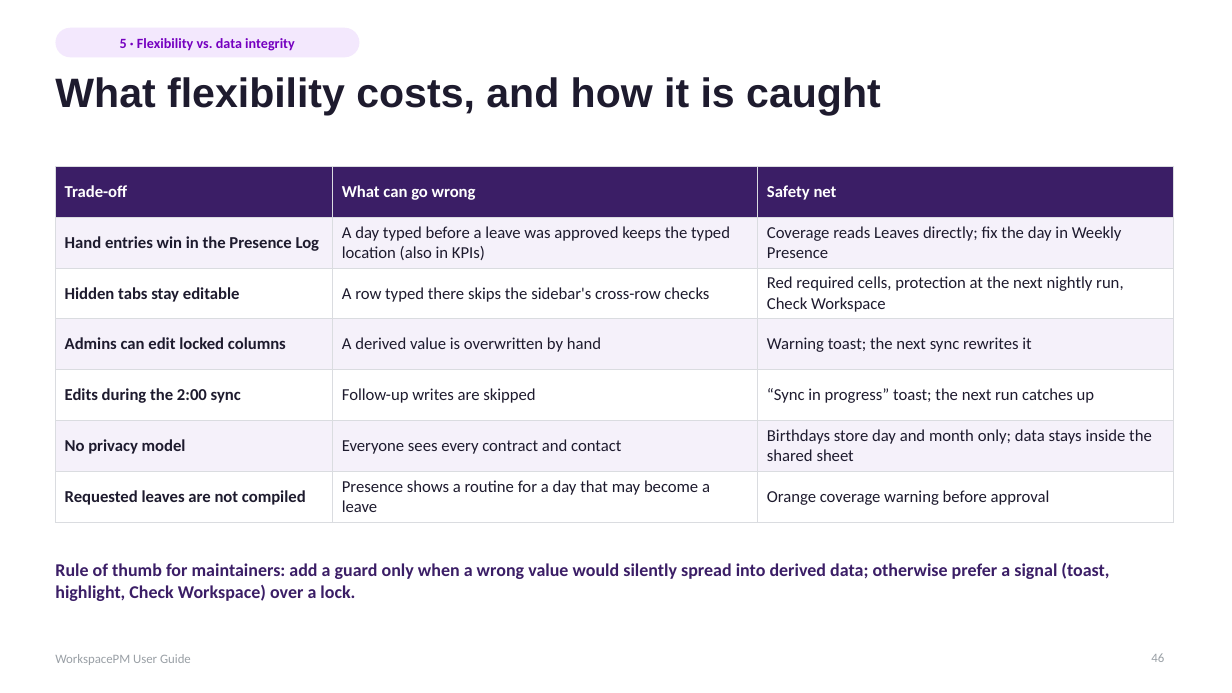
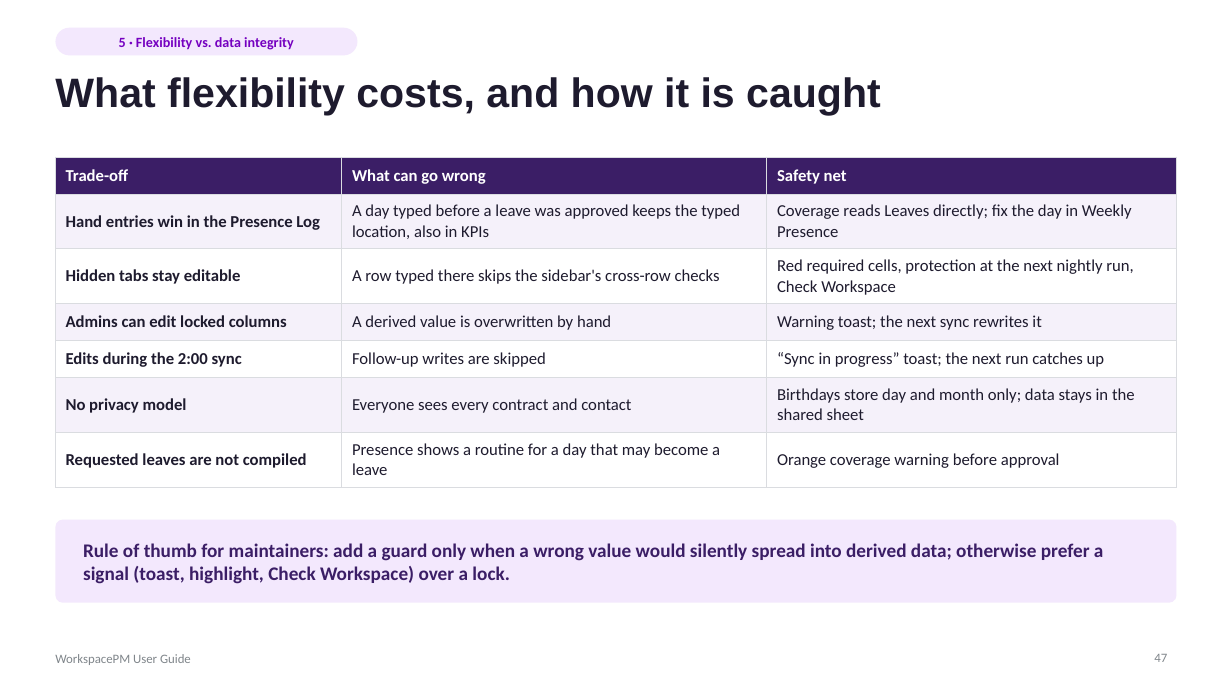
Before and after one commit to hugoglvs/WorkspaceTM, a slide deck: slide 47 of docs/WorkspacePM User Guide.pptx (slide 46 before the commit). Drawn at 1232x693 pixels with LibreOffice and Linux fonts; fonts in the diff are those of the drawing. Boxes give left, top, right and bottom in pixels: in the first picture for what was removed or moved away, otherwise in the second. Text is boxed around its words. In the diff, an @@ line names an element or a change of style, - is before the commit and + after.

```diff
--- a/docs/WorkspacePM User Guide.pptx
+++ b/docs/WorkspacePM User Guide.pptx
@@ rounded rectangle "5 · Flexibility vs. data ..." at box(55, 28, 358, 55): proportions changed @@
@@ table at box(55, 157, 1177, 479) @@
-row 2, column 2: A day typed before a leave was approved keeps the typed location (also in KPIs)
+row 2, column 2: A day typed before a leave was approved keeps the typed location, also in KPIs
-row 6, column 3: Birthdays store day and month only; data stays inside the shared sheet
+row 6, column 3: Birthdays store day and month only; data stays in the shared sheet
@@ borders changed @@
@@ table: place and size @@
-table at box(55, 166, 1174, 516)
+table at box(55, 157, 1177, 479)
@@ rounded rectangle added at box(55, 519, 1177, 603), fill #F3E8FD @@
@@ text "Rule of thumb for maintainers: ...": place and size @@
-text "Rule of thumb for maintainers: ..." at box(55, 563, 1109, 601)
+text "Rule of thumb for maintainers: ..." at box(83, 543, 1103, 584)
@@ text "Rule of thumb for maintainers: ..." at box(83, 543, 1103, 584): size 14 to 15 pt @@
@@ text "WorkspacePM User Guide" at box(55, 654, 191, 665): text colour #9AA0A6 to #80868B @@
@@ page number at box(1154, 654, 1167, 662): text changed; text colour #9AA0A6 to #80868B @@
-46
+47
```
Also in this commit, not shown: 50 other slides changed, 1 slide added, 27 other files.
